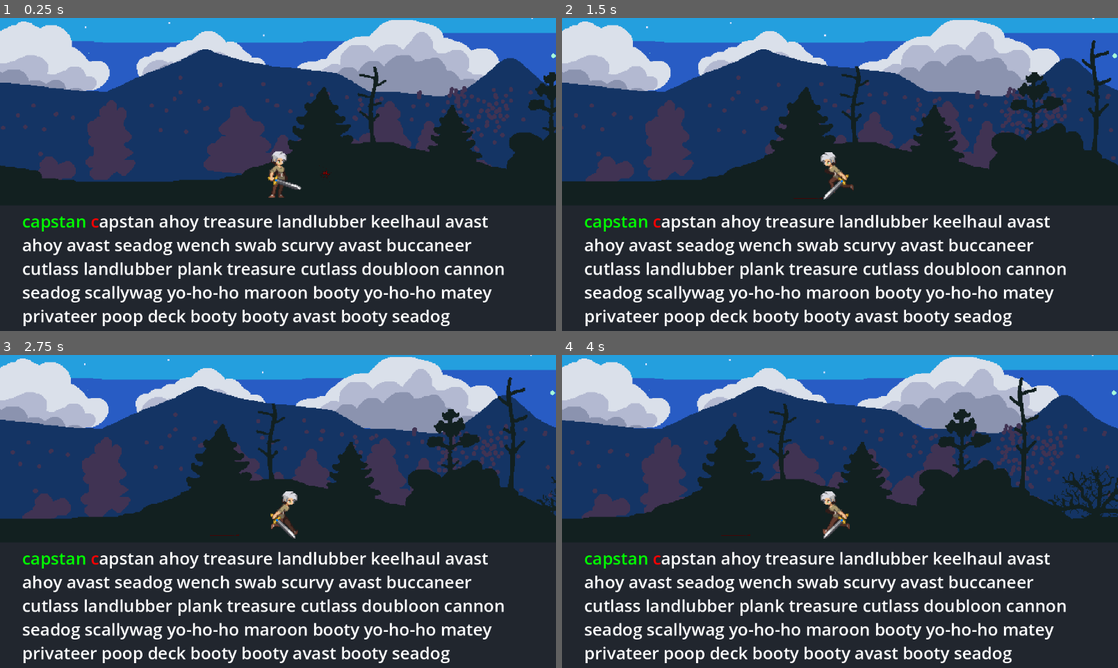
Above: before the commit, frames 1-4 (two rows, left to right).
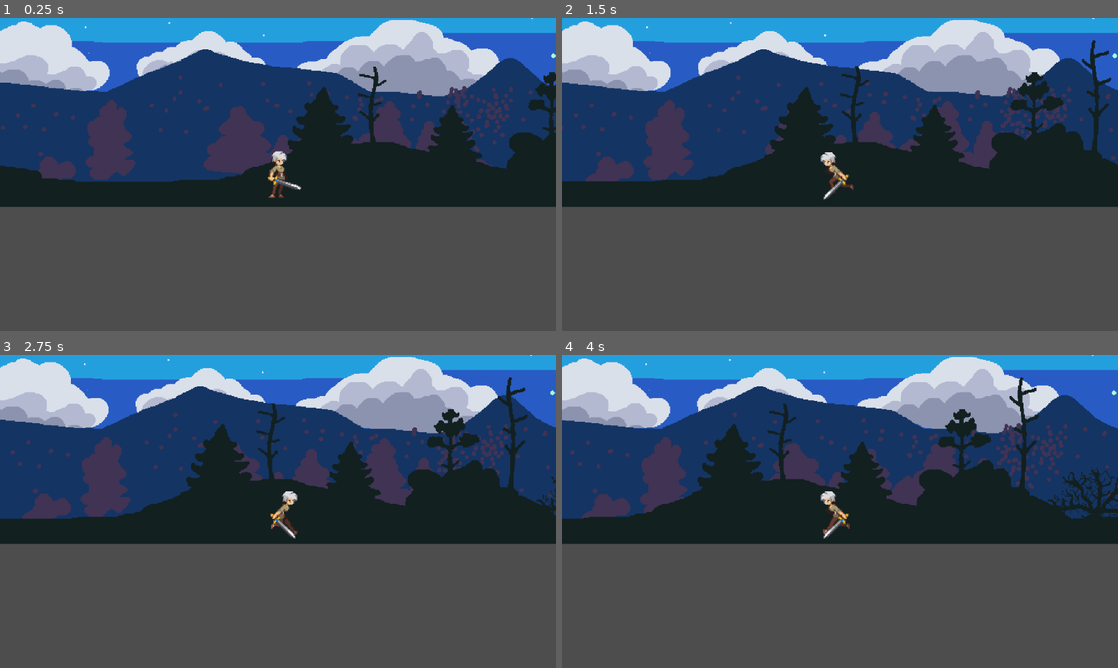
Above: after the commit, the same moments.

Repository: Rip50/RogueType
Game: Godot game, scene res://scenes/levels/level_night_forest.tscn
Same seed, same stepped clock (60 frames per second), same inputs: the game is played once before the commit and once after it.
Inputs:
- Up to frame 1 (0.25 s): no input
- Up to frame 2 (1.5 s): hold Right (ui_right) 0.53-1.28 s; hold Left (ui_left) from 1.28 s (still down)
- Up to frame 3 (2.75 s): release Left (ui_left) at 2.03 s; hold Right (ui_right) from 2.03 s (still down)
- Up to frame 4 (4 s): release Right (ui_right) at 3.53 s; hold Left (ui_left) from 3.53 s (still down)

The runs differ from the first frame. In frame 1, 39% of the frame differs, in the area x 0-100%, y 48-100%; in frame 2, 39%; in frame 3, 39%; in frame 4, 39%, in the area x 0-100%, y 57-100%.

Commit message:
Level content fix

Diff:
--- a/scenes/levels/level_night_forest.tscn
+++ b/scenes/levels/level_night_forest.tscn
@@ -1,11 +1,10 @@
-[gd_scene load_steps=8 format=3 uid="uid://c6ok5pas6jxec"]
+[gd_scene load_steps=7 format=3 uid="uid://c6ok5pas6jxec"]
 
 [ext_resource type="PackedScene" uid="uid://b77mv2ifdrhdw" path="res://scenes/ui/typing_interface.tscn" id="1_363sn"]
 [ext_resource type="PackedScene" uid="uid://ct4np4nltn4rp" path="res://scenes/player.tscn" id="2_g0ohw"]
 [ext_resource type="Texture2D" uid="uid://dtpetthfnm6ia" path="res://art/environment/sky_night.png" id="2_s387h"]
 [ext_resource type="Texture2D" uid="uid://dbvtixnfyjo5a" path="res://art/environment/horizon_mountains_night.png" id="3_m10qf"]
 [ext_resource type="Texture2D" uid="uid://6lb5d6qvciow" path="res://art/environment/background_forest_night.png" id="4_3n1dd"]
-[ext_resource type="PackedScene" uid="uid://be51urbubnfam" path="res://scenes/blood_drop.tscn" id="5_dndwh"]
 
 [sub_resource type="WorldBoundaryShape2D" id="WorldBoundaryShape2D_1xlme"]
 distance = -449.56
@@ -13,6 +12,7 @@
 [node name="Level_NightForest" type="Node2D"]
 
 [node name="TypingInterface" parent="." instance=ExtResource("1_363sn")]
+visible = false
 
 [node name="Player" parent="." instance=ExtResource("2_g0ohw")]
 position = Vector2(159, 400)
@@ -55,7 +55,3 @@
 shape = SubResource("WorldBoundaryShape2D_1xlme")
 one_way_collision = true
 one_way_collision_margin = 2.0
-
-[node name="BloodDrop" parent="." instance=ExtResource("5_dndwh")]
-z_index = -10
-position = Vector2(256, 384)
